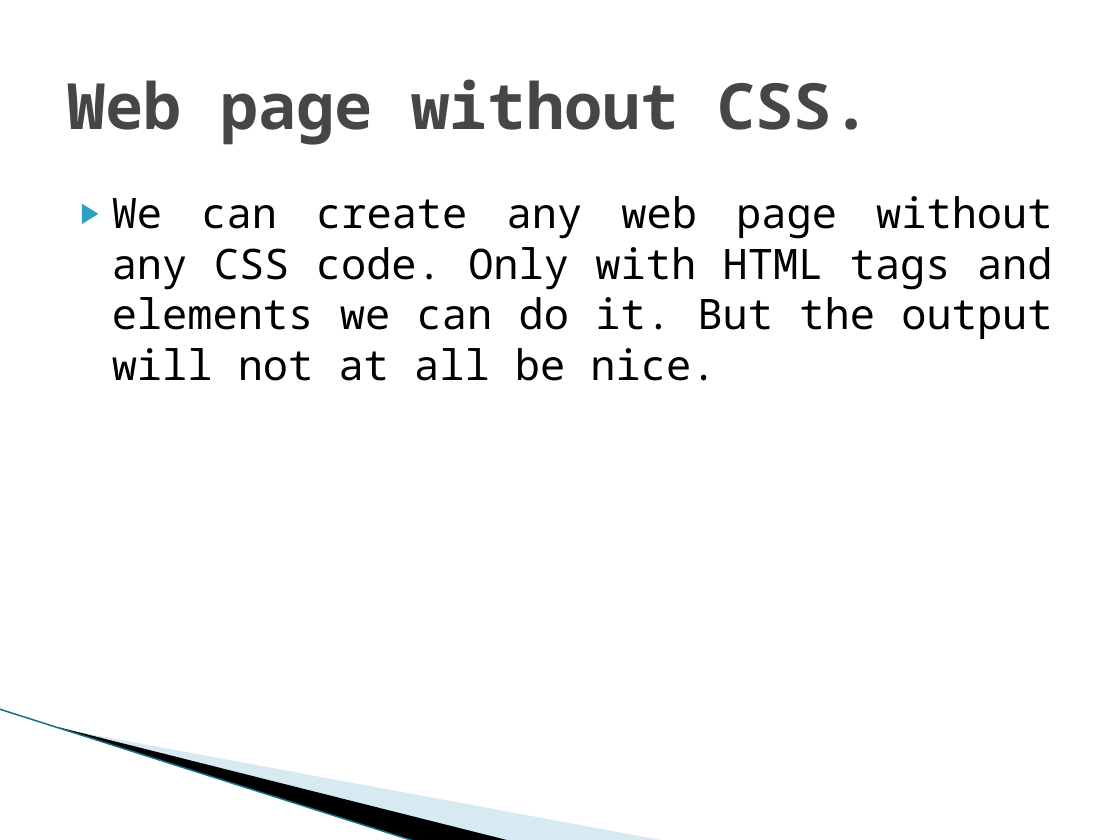
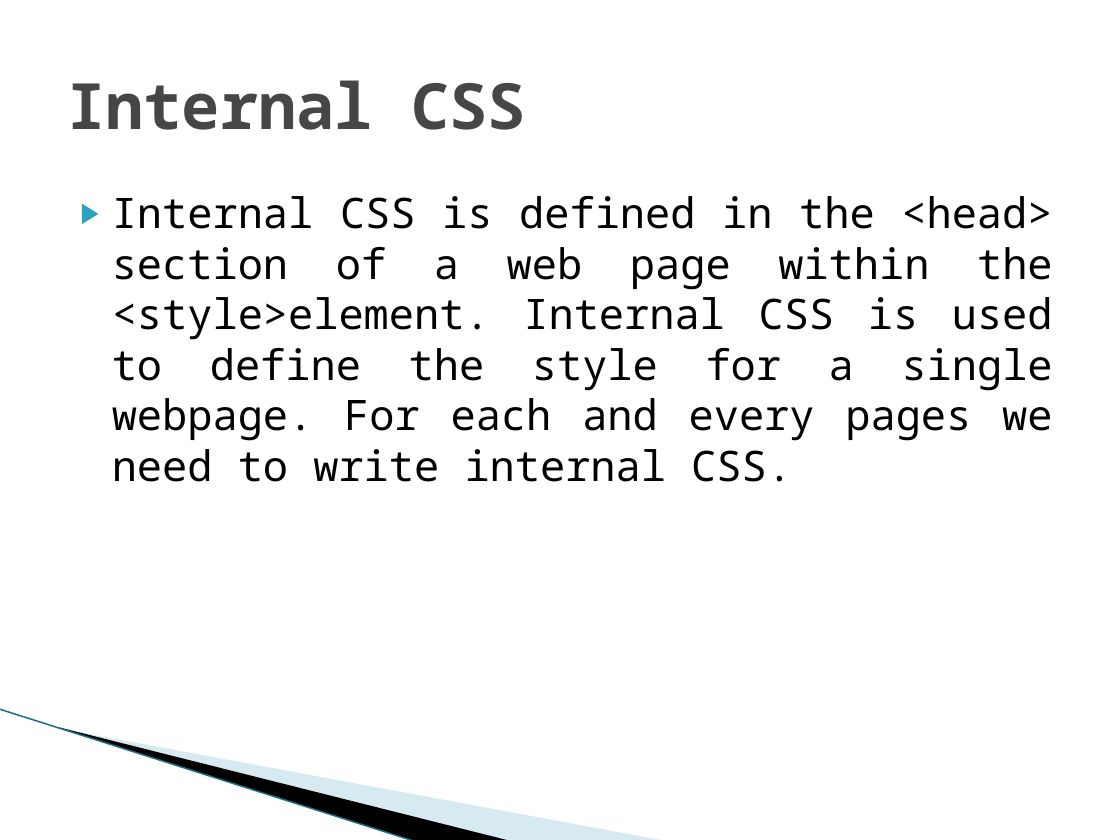
Before and after one commit to biswajitpoddar/youtubeDocuments, a slide deck: slide 5 of CSS PowerPoints/CSS Syntax.pptx. Drawn at 1120x840 pixels with LibreOffice and Linux fonts; fonts in the diff are those of the drawing; background and template pictures are left out. Boxes give left, top, right and bottom in pixels: in the first picture for what was removed or moved away, otherwise in the second. Text is boxed around its words. In the diff, an @@ line names an element or a change of style, - is before the commit and + after.

```diff
--- a/CSS PowerPoints/CSS Syntax.pptx
+++ b/CSS PowerPoints/CSS Syntax.pptx
@@ title at (67, 80, 526, 130): text changed @@
-Web page without CSS.
+Internal CSS
@@ text at (112, 196, 1053, 482): text changed @@
-▶ We can create any web page without any CSS code. Only with HTML tags and elements we can do it. But the output will not at all be nice.
+▶ Internal CSS is defined in the <head> section of a web page within the <style>element. Internal CSS is used to define the style for a single webpage. For each and every pages we need to write internal CSS.
```
Also in this commit, not shown: 1 other slide changed, 6 slides added, 1 slide removed.
